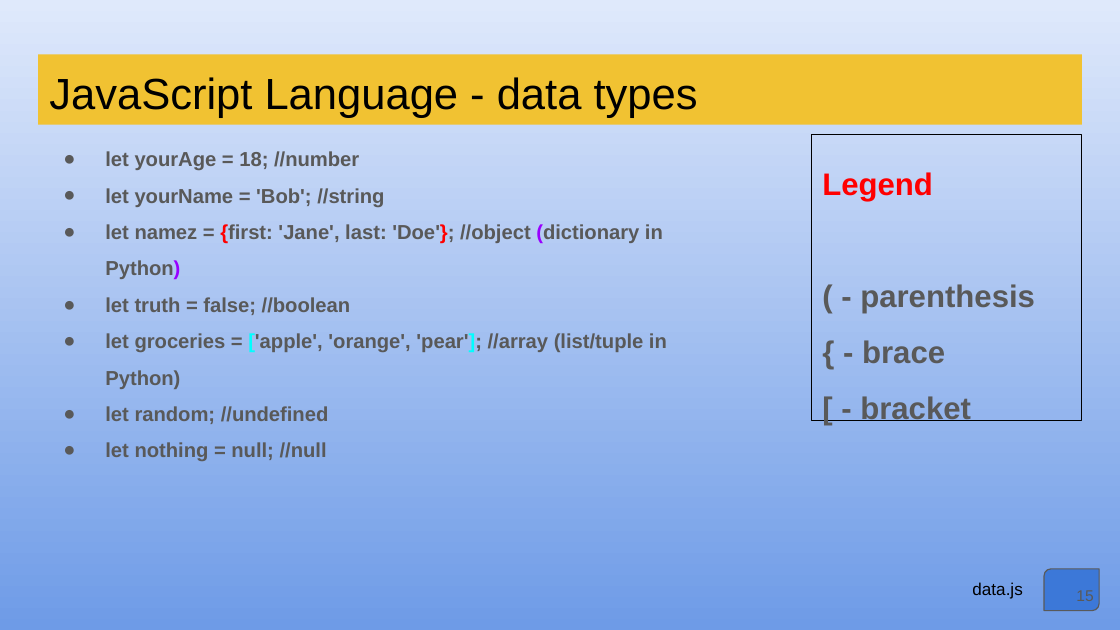
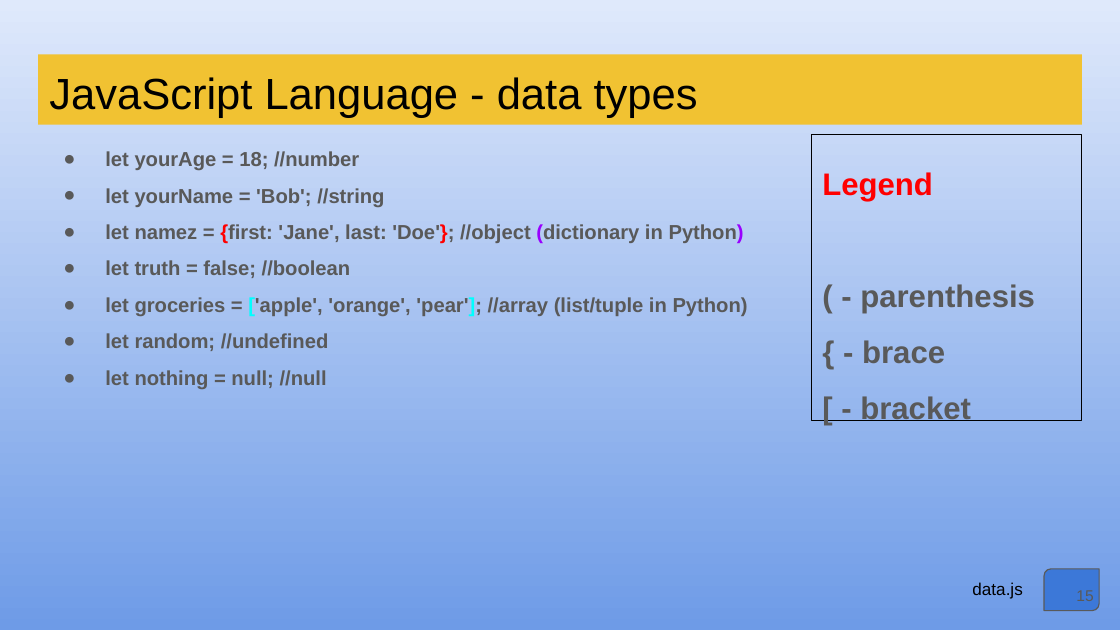
Before and after one commit to bkvspeaks/introToJavaScript, a slide deck: slide 15 of Intro_to_JavaScript.pptx. Drawn at 1120x630 pixels with LibreOffice and Linux fonts; fonts in the diff are those of the drawing. Boxes give left, top, right and bottom in pixels: in the first picture for what was removed or moved away, otherwise in the second. Text is boxed around its words. In the diff, an @@ line names an element or a change of style, - is before the commit and + after.

```diff
--- a/Intro_to_JavaScript.pptx
+++ b/Intro_to_JavaScript.pptx
@@ text "let yourAge = 18; //number" rewrapped from <box>105,151,667,461</box> to <box>105,151,748,389</box> @@
```
Also in this commit, not shown: 4 other slides changed, 9 other files.
